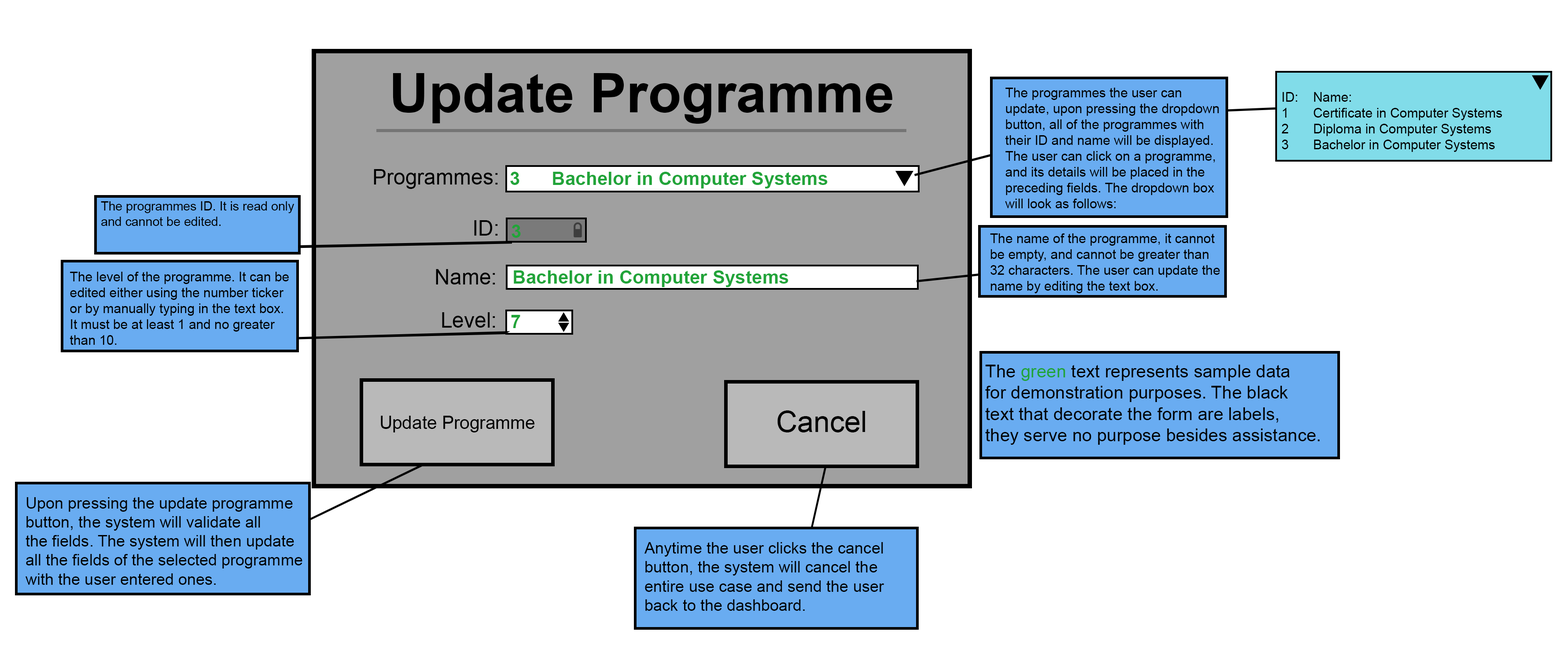
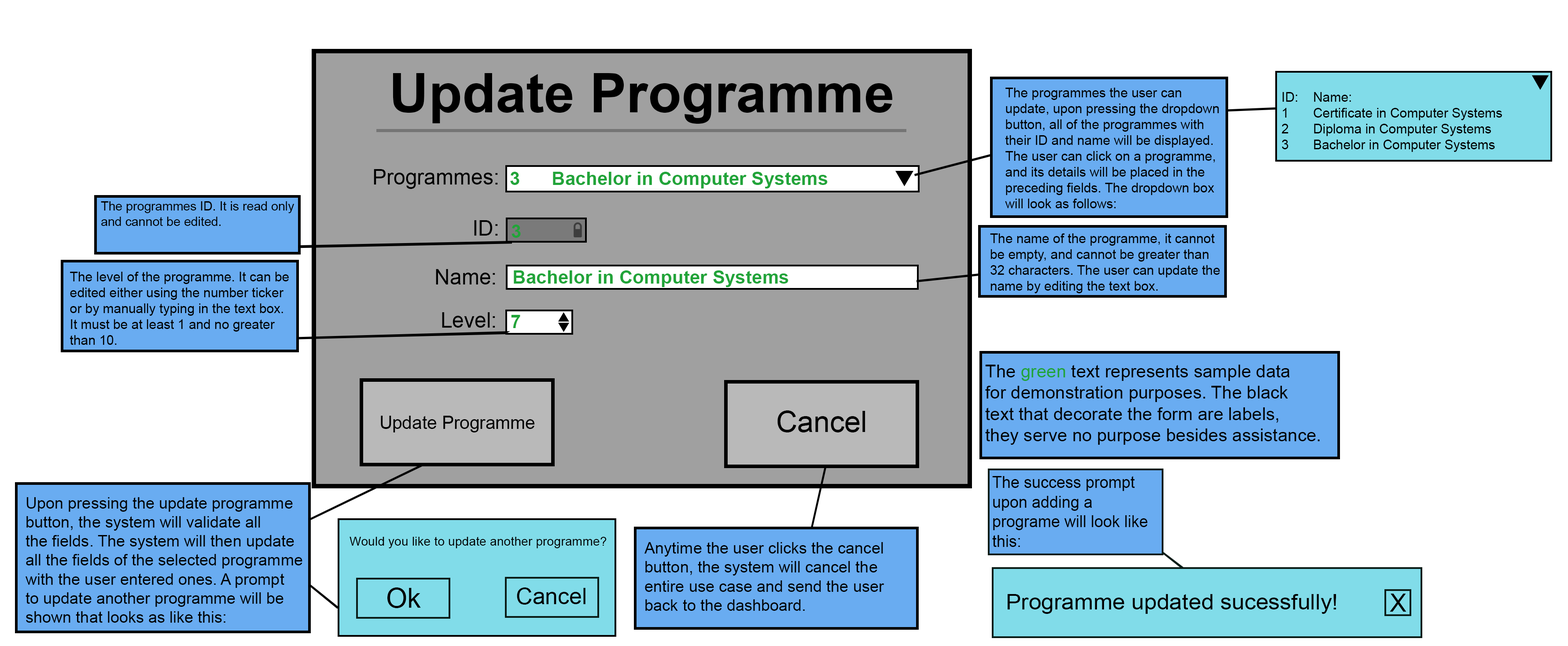
Comparing the layer stacks of the two 1568x646 images. Changes:
painted on "txt" (8th of 9, in "annotations" › "update course button") over [25,573,285,623]
added layer "X" in group "update course button" over [1389,593,1407,612]
added layer "btn" (1st of 3, in "annotations" › "update course button") in group "update course button" over [1384,588,1412,616]
added layer "txt" (9th of 9, in "annotations" › "update course button") in group "update course button" over [349,536,607,549]
added layer "no" in group "update course button" over [504,576,600,618]
added layer "Cancel" in group "update course button" over [516,587,586,605]
added layer "Ok" in group "update course button" over [387,587,421,608]
added layer "yes" in group "update course button" over [356,577,451,619]
added layer "box" (8th of 15, in "annotations" › "update course button") in group "update course button" over [337,518,617,637]
added layer "line" (7th of 9, in "annotations" › "update course button") in group "update course button" over [308,583,340,609]
added layer "Programme updated sucessfully!" in group "update course button" over [1007,593,1337,614]
added layer "box" (9th of 15, in "annotations" › "update course button") in group "update course button" over [991,566,1423,638]
added layer "The success prompt upon adding a programe will look like this:" in group "update course button" over [992,475,1148,547]
added layer "box" (10th of 15, in "annotations" › "update course button") in group "update course button" over [987,468,1164,556]
added layer "Line 1" in group "update course button" over [1147,541,1230,604]
painted on "box" (11th of 15, in "annotations" › "update course button") over [14,481,311,634]
